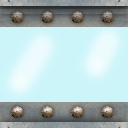
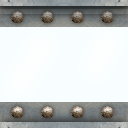
The second 128px x 128px image is a revision of the first. Changes to its layers:
"Glass": opacity 20% → 40% over [0, 13, 128, 120]
